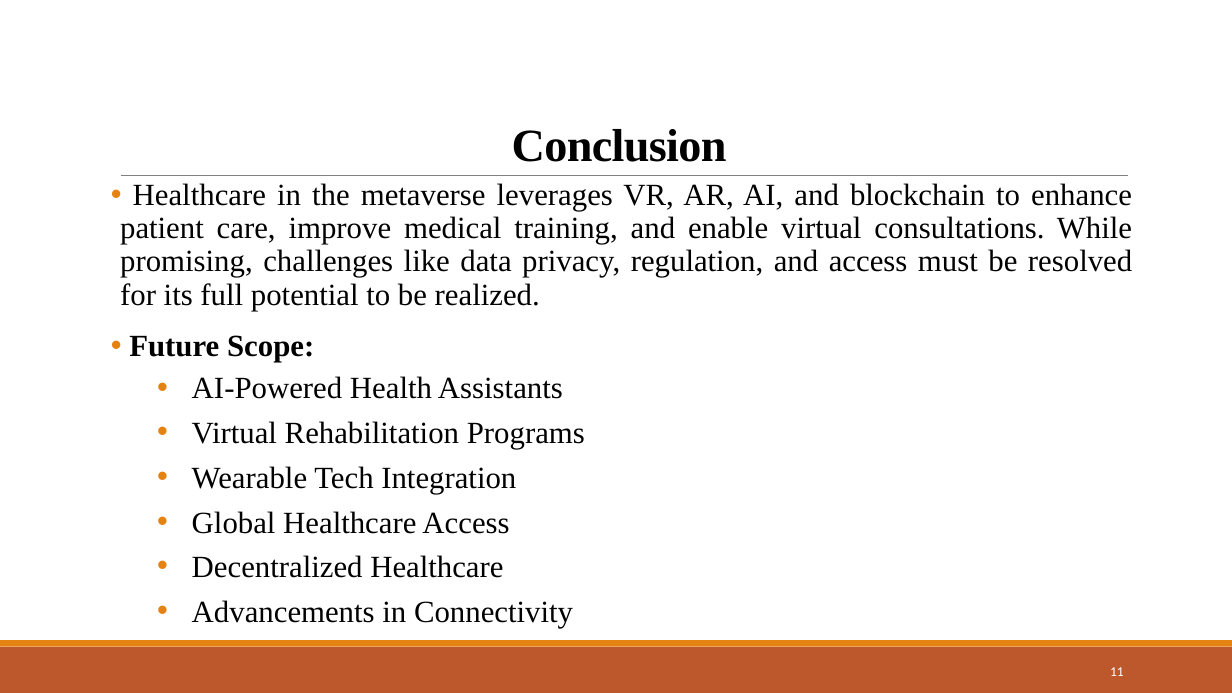
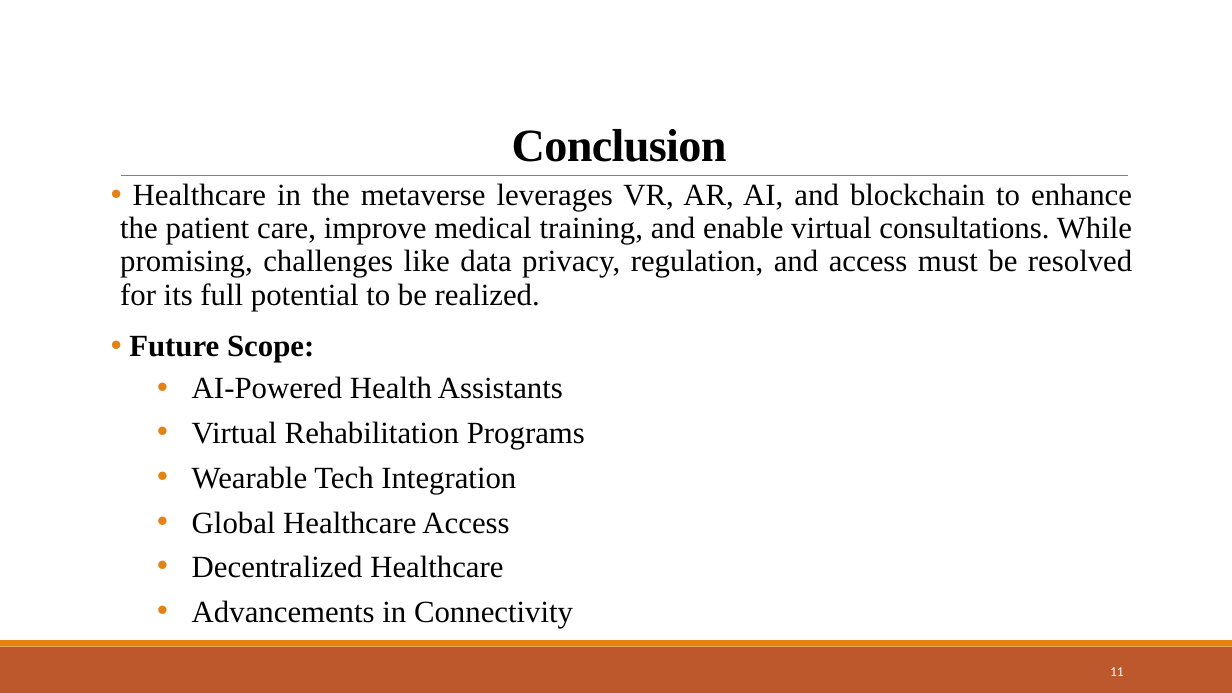
Before and after one commit to Devjethva1111/Metaverse-in-Healthcare, a slide deck: slide 11 of Seminar PPT/23MDS003 - Seminar.pptx. Drawn at 1232x693 pixels with LibreOffice and Linux fonts; fonts in the diff are those of the drawing. Boxes give left, top, right and bottom in pixels: in the first picture for what was removed or moved away, otherwise in the second. Text is boxed around its words. In the diff, an @@ line names an element or a change of style, - is before the commit and + after.

```diff
--- a/Seminar PPT/23MDS003 - Seminar.pptx
+++ b/Seminar PPT/23MDS003 - Seminar.pptx
@@ text at [120,183,1132,311]: text changed @@
-• Healthcare in the metaverse leverages VR, AR, AI, and blockchain to enhance patient care, improve medical training, and enable virtual consultations. While promising, challenges like data privacy, regulation, and access must be resolved for its full potential to be realized.
+• Healthcare in the metaverse leverages VR, AR, AI, and blockchain to enhance the patient care, improve medical training, and enable virtual consultations. While promising, challenges like data privacy, regulation, and access must be resolved for its full potential to be realized.
```
Also in this commit, not shown: 6 other slides changed, 1 other file.
